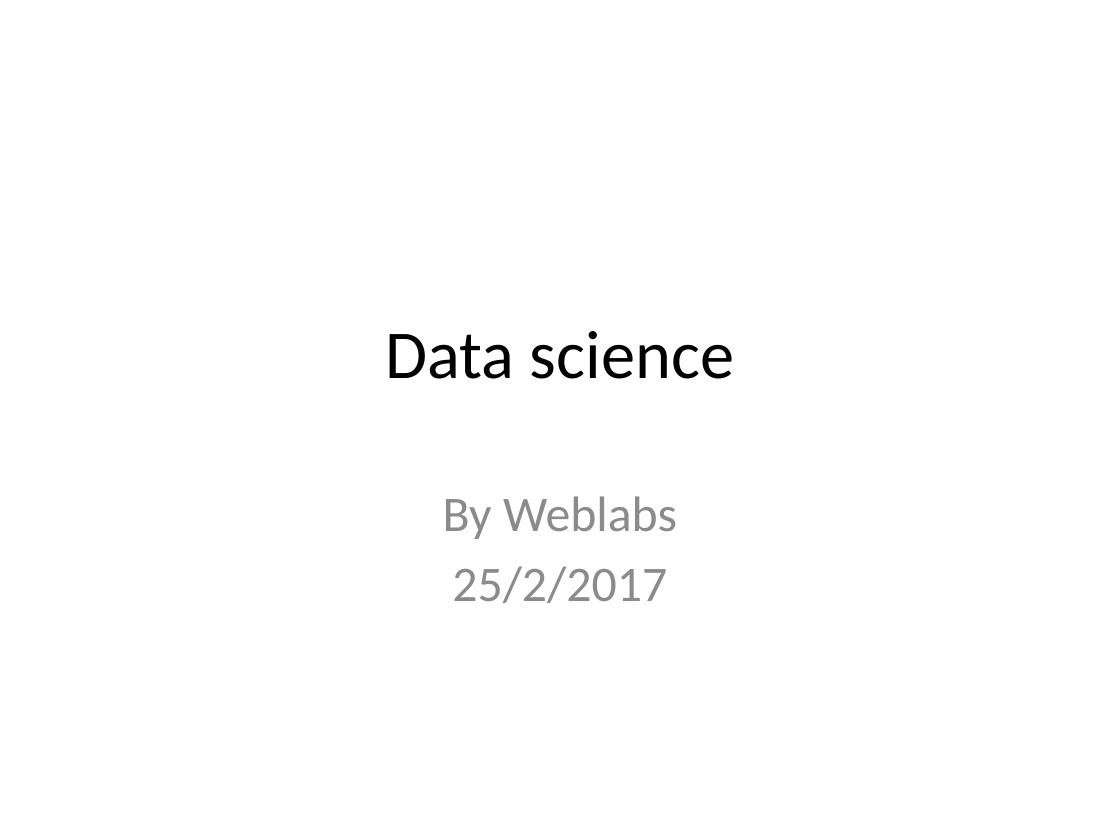
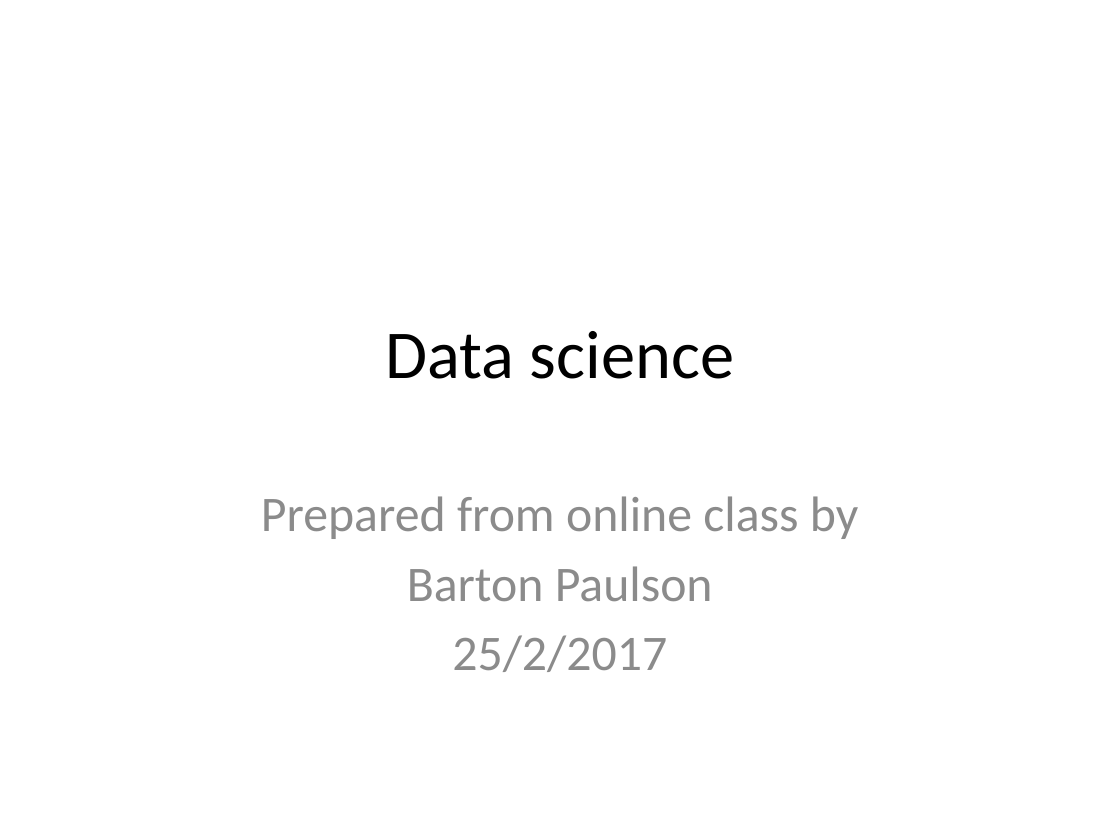
Before and after one commit to githubsebkun/Software-Interview-Questions, a slide deck: slide 1 of Data science.pptx. Drawn at 1120x840 pixels with LibreOffice and Linux fonts; fonts in the diff are those of the drawing. Boxes give left, top, right and bottom in pixels: in the first picture for what was removed or moved away, otherwise in the second. Text is boxed around its words. In the diff, an @@ line names an element or a change of style, - is before the commit and + after.

```diff
--- a/Data science.pptx
+++ b/Data science.pptx
@@ subtitle at <box>261,496,858,601</box>: text changed @@
-By Weblabs
+Prepared from online class by
+Barton Paulson
```
Also in this commit, not shown: 17 slides added, 8 other files.
